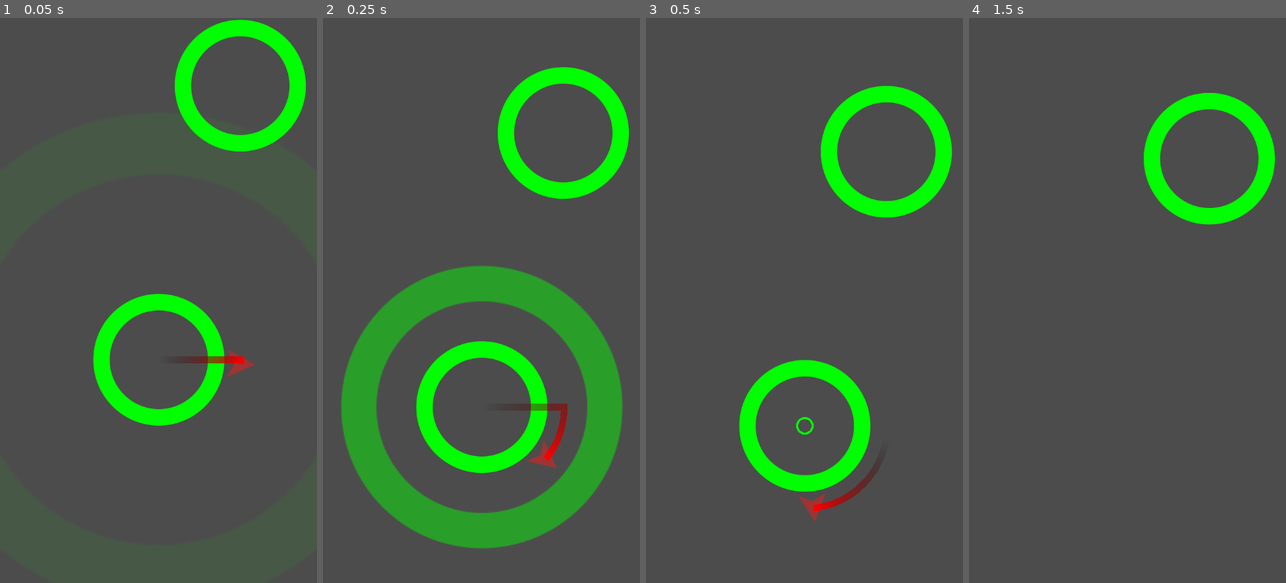
Above: before the commit, frames 1-4 (left to right).
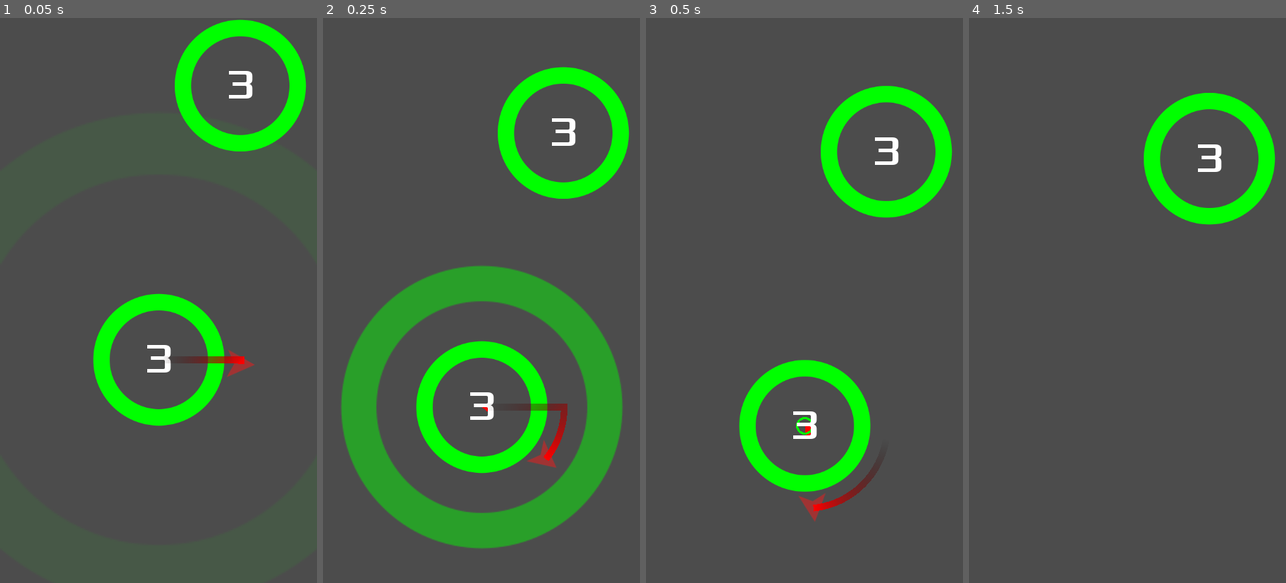
Above: after the commit, the same moments.

Repository: Dvdson/Circle_Jump_Tutorial
Game: Godot game, scene res://objects/Main.tscn
Two runs of this game, one before a commit and one after it. Both use one fixed random seed, a clock stepped at 60 frames per second and the inputs below.
Inputs (mouse positions are in pixels of both pictures, inside the frame that each line leads up to):
- Up to frame 1 (0.05 s): no input
- Up to frame 2 (0.25 s): no input
- Up to frame 3 (0.5 s): no input
- Up to frame 4 (1.5 s): move the mouse to (1197, 272) at 0.52 s; click (1197, 272) at 0.67 s; move the mouse to (1064, 328) at 1.27 s; click (1064, 328) at 1.42 s

The runs differ from the first frame. In frame 1, 0.4% of the frame differs, in the area x 46-80%, y 9-63%; in frame 2, 0.4%; in frame 3, 0.4%, in the area x 46-80%, y 21-75%; in frame 4, 0.2%.

Commit message:
new feature for circles
Now it can be destroyed after 3 full rounds of rotation, it has a
animation for destruction and for catch orbitation, it can counts the
times it rotates em uses a visual circle completition as represetantion
of percentage of a full round.

Diff:
--- a/objects/Circle.tscn
+++ b/objects/Circle.tscn
@@ -1,8 +1,9 @@
-[gd_scene load_steps=8 format=2]
+[gd_scene load_steps=10 format=2]
 
 [ext_resource path="res://assets/images/circle1_n.png" type="Texture" id=1]
 [ext_resource path="res://scripts/Circle/Circle.gd" type="Script" id=2]
 [ext_resource path="res://shaders/Color.shader" type="Shader" id=3]
+[ext_resource path="res://assets/fonts/Xolonium-Regular.ttf" type="DynamicFontData" id=4]
 
 [sub_resource type="ShaderMaterial" id=1]
 shader = ExtResource( 3 )
@@ -50,8 +51,7 @@
 "values": [ Color( 1, 1, 1, 0 ), Color( 1, 1, 1, 1 ) ]
 }
 
-[sub_resource type="Animation" id=3]
-resource_name = "Implode"
+[sub_resource type="Animation" id=4]
 length = 0.4
 tracks/0/type = "value"
 tracks/0/path = NodePath(".:scale")
@@ -78,6 +78,10 @@
 "values": [ Color( 1, 1, 1, 1 ), Color( 1, 1, 1, 0 ) ]
 }
 
+[sub_resource type="DynamicFont" id=5]
+size = 64
+font_data = ExtResource( 4 )
+
 [node name="Circle" type="Area2D"]
 script = ExtResource( 2 )
 
@@ -99,5 +103,20 @@
 [node name="OrbitPosition" type="Position2D" parent="Pivot"]
 
 [node name="AnimationPlayer" type="AnimationPlayer" parent="."]
-anims/Capture = SubResource( 4 )
-anims/Implode = SubResource( 3 )
+anims/Capture = SubResource( 3 )
+anims/Implode = SubResource( 4 )
+
+[node name="Label" type="Label" parent="."]
+anchor_left = 0.5
+anchor_top = 0.5
+anchor_right = 0.5
+anchor_bottom = 0.5
+margin_left = -22.5
+margin_top = -39.0
+margin_right = 22.5
+margin_bottom = 39.0
+custom_fonts/font = SubResource( 5 )
+text = "1"
+__meta__ = {
+"_edit_use_anchors_": false
+}
--- a/objects/Jumper.tscn
+++ b/objects/Jumper.tscn
@@ -30,3 +30,4 @@
 gradient = SubResource( 2 )
 
 [connection signal="area_entered" from="." to="." method="_on_Jumper_area_entered"]
+[connection signal="visibility_changed" from="VisibilityNotifier2D" to="." method="_on_VisibilityNotifier2D_visibility_changed"]
--- a/scripts/Circle/Circle.gd
+++ b/scripts/Circle/Circle.gd
@@ -1,12 +1,22 @@
 extends Area2D
 
-onready var orbit_position = $Pivot/OrbitPosition
+enum MODES {STATIC, LIMITED}
+
 var radius = 100
 var rotation_speed = PI
+var jumper = null
+
+var mode = MODES.STATIC
+var num_orbits = 3
+var current_orbits = 0
+var orbit_start = null
 
 
-func init(_position, _radius=radius):
+onready var orbit_position = $Pivot/OrbitPosition
+
+func init(_position, _radius=radius, _mode=MODES.LIMITED):
 	position = _position
+	set_mode(_mode)
 
 	radius = _radius
 	$CollisionShape2D.shape = $CollisionShape2D.shape.duplicate()
@@ -18,11 +28,56 @@
 
 func _process(delta):
 	$Pivot.rotation += rotation_speed * delta
+	if mode == MODES.LIMITED and jumper:
+		check_orbits()
+func _draw():
+	if jumper:
+		var r = ((radius - 50) / num_orbits) * (1 + num_orbits - current_orbits)
+		draw_circle_arc_poly(Vector2.ZERO, r, orbit_start + PI/2,
+							$Pivot.rotation + PI/2, Color(1,0,0))
+func _physics_process(delta):
+	update()
+
+
+func check_orbits():
+	#Check if the jumper completed a full circle
+	if abs($Pivot.rotation - orbit_start) > 2 * PI:
+		current_orbits -= 1
+		$Label.text = str(current_orbits)
+		if current_orbits <= 0:
+			jumper.die()
+			jumper = null
+			implode()
+		orbit_start = $Pivot.rotation
 
 func implode():
 	$AnimationPlayer.play("Implode")
 	yield($AnimationPlayer, "animation_finished")
 	queue_free()
 
-func capture():
+func capture(target):
+	jumper = target
 	$AnimationPlayer.play("Capture")
+	$Pivot.rotation = (jumper.position - position).angle()
+	orbit_start = $Pivot.rotation
+
+func set_mode(_mode):
+	mode = _mode
+	match mode:
+		MODES.STATIC:
+			$Label.hide()
+		MODES.LIMITED:
+			current_orbits = num_orbits
+			$Label.text = str(current_orbits)
+			$Label.show()
+
+func draw_circle_arc_poly(center, radius, angle_from, angle_to, color):
+	var nb_points = 32
+	var points_arc = PoolVector2Array()
+	points_arc.push_back(center)
+	var colors = PoolColorArray([color])
+
+	for i in range(nb_points + 1):
+		var angle_point = angle_from + i * (angle_to - angle_from) / nb_points - PI/2
+		points_arc.push_back(center + Vector2(cos(angle_point), sin(angle_point)) * radius)
+	draw_polygon(points_arc, colors)
--- a/scripts/Jumper/Jumper.gd
+++ b/scripts/Jumper/Jumper.gd
@@ -18,11 +18,19 @@
 	target = null
 	velocity = transform.x * jump_speed
 
+func die():
+	target = null
+	queue_free()
+
+func _on_VisibilityNotifier2D_screen_exited():
+	if !target:
+		die()
+
 func _on_Jumper_area_entered(area):
 	target = area
 	velocity = Vector2()
 	emit_signal("captured", area)
-	target.get_node("Pivot").rotation = (position - target.position).angle()
+	# target.get_node("Pivot").rotation = (position - target.position).angle()
 
 
 func _physics_process(delta):
@@ -34,3 +42,9 @@
 	if trail.points.size() > trail_length:
 		trail.remove_point(0)
 	trail.add_point(position)
+
+
+
+
+func _on_VisibilityNotifier2D_visibility_changed():
+	pass # Replace with function body.
--- a/scripts/Main/Main.gd
+++ b/scripts/Main/Main.gd
@@ -34,5 +34,5 @@
 """
 func _on_Jumper_captured(object):
 	$Camera2D.position = object.position
-	object.capture()
+	object.capture(player)
 	call_deferred("spawn_circle")
Not shown: 1 places in objects/Circle.tscn that only renumber resources
